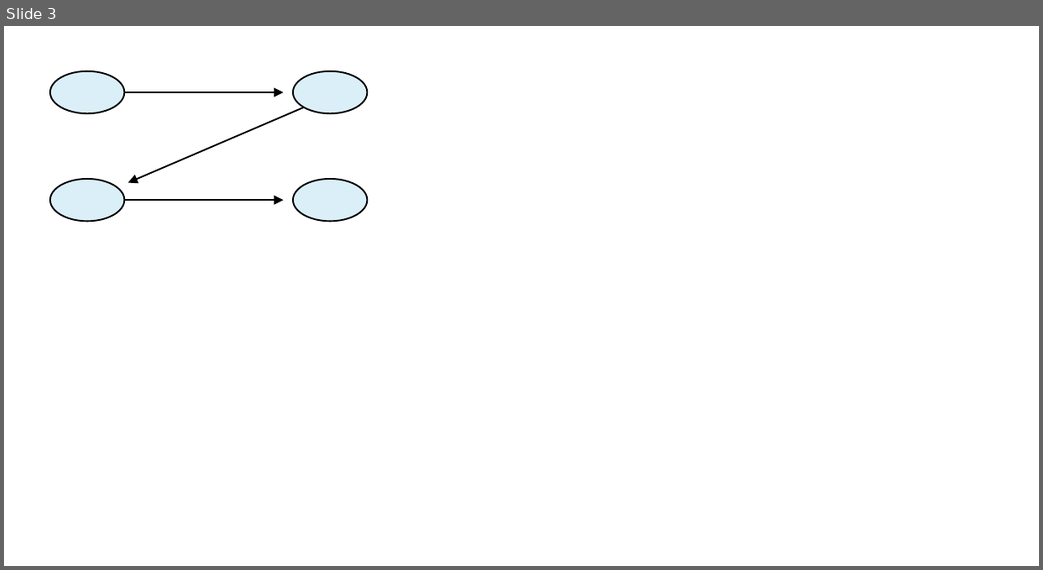
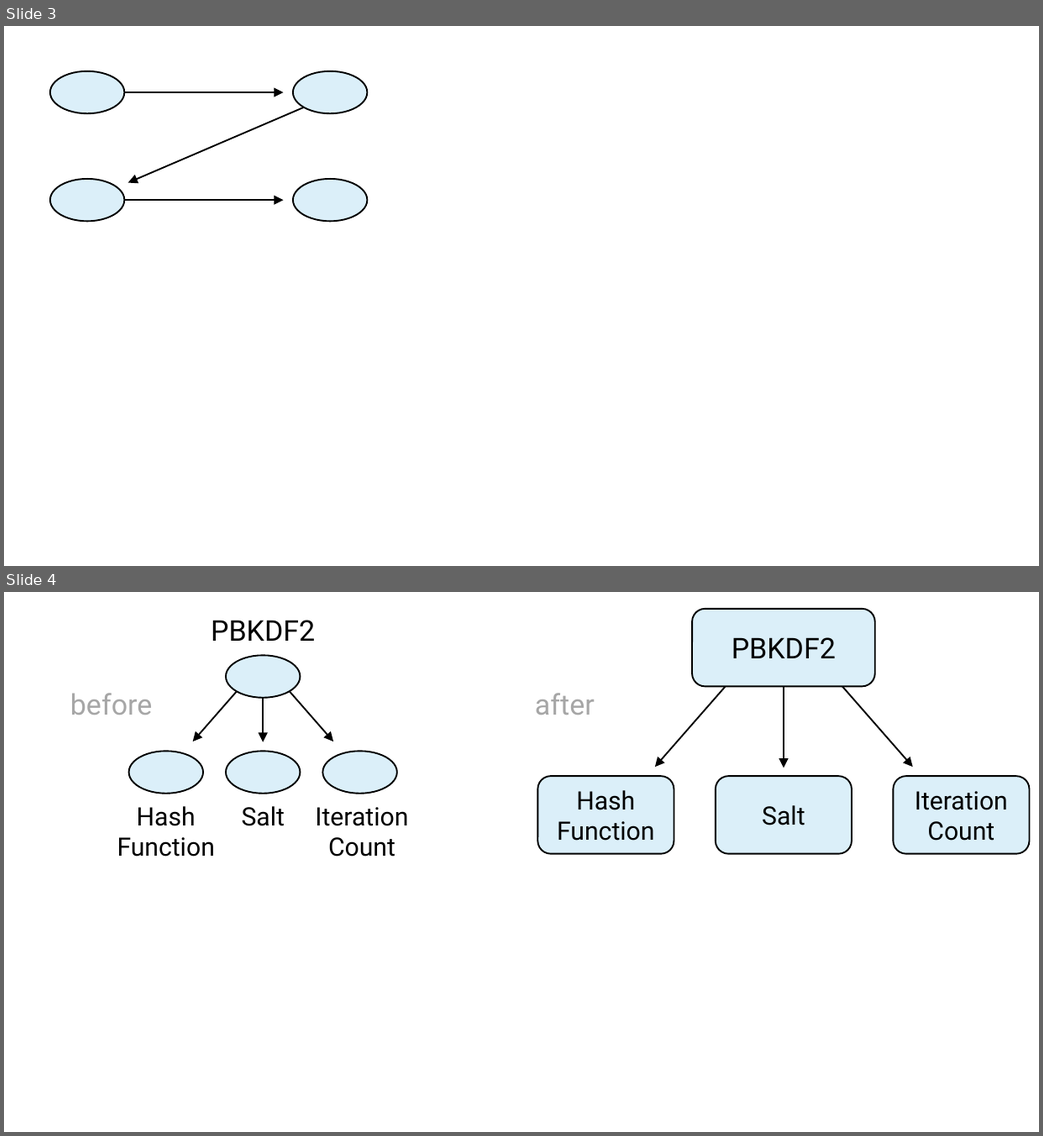
Before and after one commit to UBA-PSI/psi-thesis-guide, a slide deck: degree-thesis/en/Examples/diagram.pptx. Shown one above the other, each under a label of ours: slide 3 before the commit, slides 3 and 4 after it. The pictures are 1043x570 and 1043x1136 pixels, drawn with LibreOffice and Linux fonts; fonts in the diff are those of the drawing. Boxes give left, top, right and bottom in pixels: in the first picture for what was removed or moved away, otherwise in the second. Text is boxed around its words. In the diff, an @@ line names an element or a change of style, - is before the commit and + after.

```diff
--- a/degree-thesis/en/Examples/diagram.pptx
+++ b/degree-thesis/en/Examples/diagram.pptx
@@ slide 4 added at [4, 592, 1039, 1132], background #FFFFFF @@
@@ rounded rectangle added at [692, 609, 874, 687], fill #DBEFF9, outline #000000 1 pt, 18 pt, text #000000 @@
+PBKDF2
@@ arrow added from (735, 675) to (655, 767), #000000 1 pt @@
@@ arrow added from (783, 687) to (783, 768), #000000 1 pt @@
@@ arrow added from (832, 675) to (912, 767), #000000 1 pt @@
@@ text added at [70, 693, 153, 715], 18 pt, text #A6A6A6 @@
+before
@@ text added at [535, 693, 595, 715], 18 pt, text #A6A6A6 @@
+after
@@ rounded rectangle added at [537, 776, 673, 853], fill #DBEFF9, outline #000000 1 pt, 16 pt, text #000000 @@
+Hash
+Function
@@ rounded rectangle added at [715, 776, 852, 853], fill #DBEFF9, outline #000000 1 pt, 16 pt, text #000000 @@
+Salt
@@ rounded rectangle added at [893, 776, 1029, 853], fill #DBEFF9, outline #000000 1 pt, 16 pt, text #000000 @@
+Iteration
+Count
@@ group added at [117, 620, 408, 857]: 4 ellipses, 4 texts, 3 arrows @@
+PBKDF2
+Hash
+Function
+Salt
+Iteration
+Count
```
Also in this commit, not shown: 1 other slide added, 6 other files.
